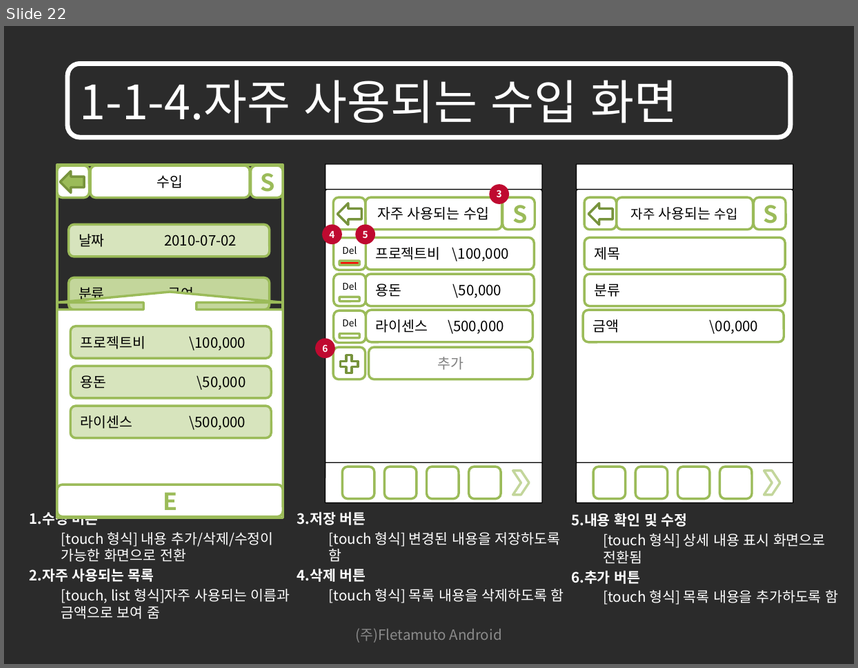
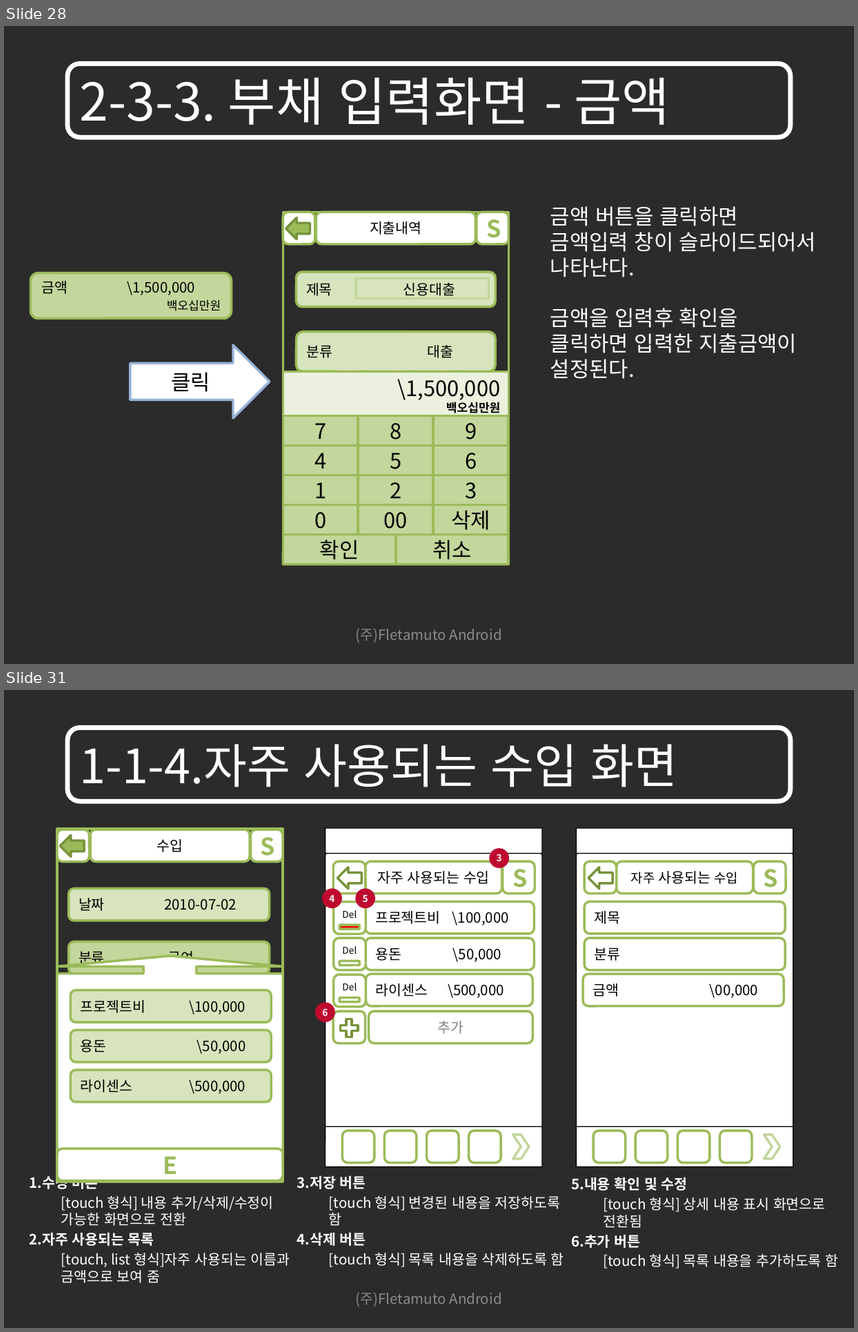
Before and after one commit to limjunghoon/fmfinance, a slide deck: trunk/DOC/GUI/재테크를 위한 어플리케이션 GUI_100906_V1.1.pptx. Shown one above the other, each under a label of ours: slide 22 before the commit, slides 28 and 31 after it; the slides between them are not shown. The pictures are 858x668 and 858x1332 pixels, drawn with LibreOffice and Linux fonts; fonts in the diff are those of the drawing; background and template pictures are left out; a plain dark background stands for a picture behind light text. Boxes give left, top, right and bottom in pixels: in the first picture for what was removed or moved away, otherwise in the second. Text is boxed around its words. In the diff, an @@ line names an element or a change of style, - is before the commit and + after.

```diff
--- a/trunk/DOC/GUI/재테크를 위한 어플리케이션 GUI_100906_V1.1.pptx
+++ b/trunk/DOC/GUI/재테크를 위한 어플리케이션 GUI_100906_V1.1.pptx
@@ slide 28 added at <box>4,26,854,664</box>, background picture (left out) @@
@@ rounded rectangle added at <box>67,63,791,137</box>, outline #FFFFFF 4 pt, 44 pt, text #FFFFFF @@
+2-3-3. 부채 입력화면 - 금액
@@ text added at <box>550,206,816,379</box>, 18 pt, text #FFFFFF @@
+금액 버튼을 클릭하면 금액입력 창이 슬라이드되어서 나타난다.
+금액을 입력후 확인을 클릭하면 입력한 지출금액이 설정된다.
@@ rectangle added at <box>283,212,509,564</box>, fill #FFFFFF, outline #9BBB59 2 pt @@
@@ rounded rectangle added at <box>283,212,315,245</box>, fill #FFFFFF, outline #9BBB59 2 pt @@
@@ right arrow added at <box>286,217,310,239</box>, fill #9BBB59, outline #77933C 2 pt @@
@@ rounded rectangle added at <box>316,212,476,245</box>, fill #FFFFFF, outline #9BBB59 2 pt, 12 pt, text #000000 @@
+지출내역
@@ rounded rectangle added at <box>477,212,509,245</box>, fill #FFFFFF, outline #9BBB59 2 pt, 20 pt, text #9BBB59, bold @@
+S
@@ rounded rectangle added at <box>30,272,231,318</box>, fill #C3D69B, outline #9BBB59 2 pt, 12 pt, text #000000 @@
+금액 \1,500,000 백오십만원
@@ rounded rectangle added at <box>297,272,495,307</box>, fill #D7E4BD, outline #9BBB59 2 pt, 12 pt, text #000000 @@
+제목 신용대출
@@ rectangle added at <box>356,279,488,298</box>, outline #C3D69B 2 pt @@
@@ rounded rectangle added at <box>297,331,495,371</box>, fill #D7E4BD, outline #9BBB59 2 pt, 12 pt, text #000000 @@
+분류 대출
@@ right arrow added at <box>130,345,269,418</box>, fill #FFFFFF, outline #95B3D7 2 pt, 18 pt, text #000000 @@
+클릭
@@ group added at <box>283,371,509,564</box>: 16 rectangles, 9 rounded rectangles, 1 up arrow callout @@
+현금
+카드
+계좌
+지출방법
+자주 사용되는 지출
+현금
+카드
+계좌
+지출방법
+금액 \25,00,000
+\1,500,000
+백오십만원
+7
+8
+9
+4
+1
+0
+6
+2
+00
+3
+삭제
+5
+확인
+취소
@@ text added at <box>356,628,502,642</box>, 12 pt, text #8C8C8C @@
+(주)Fletamuto Android
@@ what was slide 22 is now slide 31 @@
```
Also in this commit, not shown: 4 slides changed, 7 other slides added, 2 slides removed, 2 other files.
